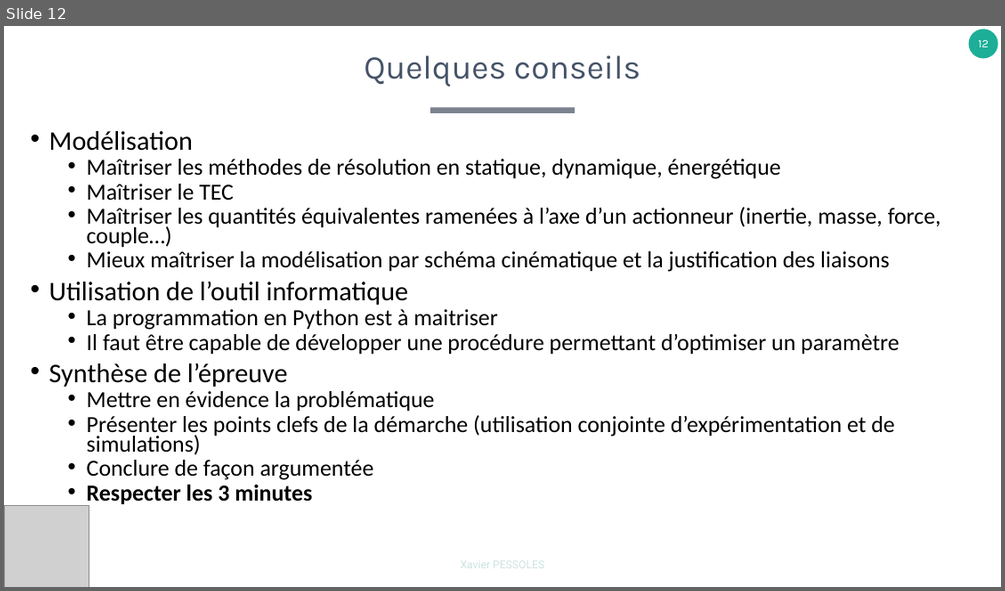
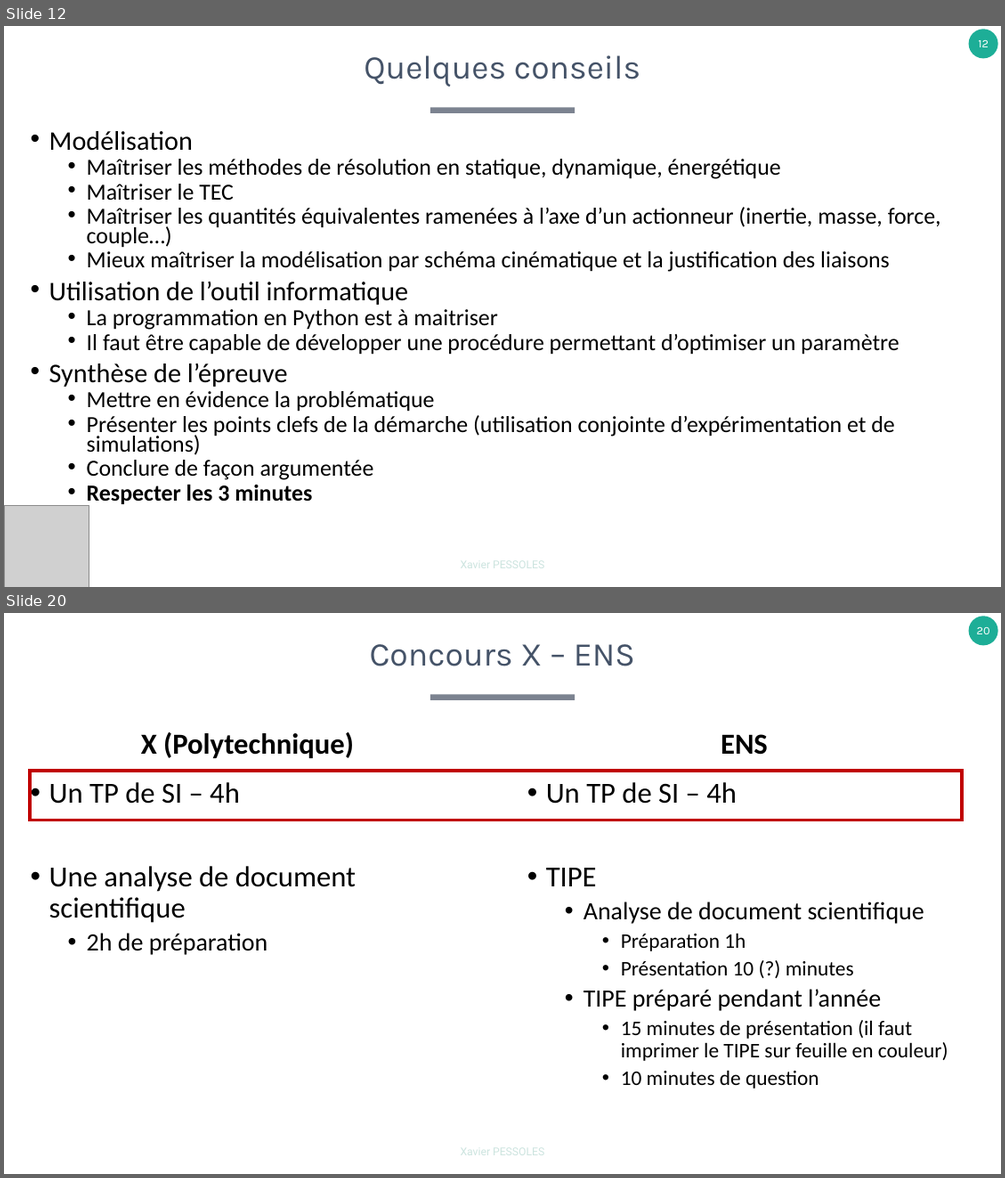
Before and after one commit to xpessoles/TP_Concours, a slide deck: A_Organisation/EpreuvesOralesCPGE.pptx. Shown one above the other, each under a label of ours: slide 12 before the commit, slides 12 and 20 after it; the slides between them are not shown. The pictures are 1005x591 and 1005x1178 pixels, drawn with LibreOffice and Linux fonts; fonts in the diff are those of the drawing; grey boxes stand for pictures. Boxes give left, top, right and bottom in pixels: in the first picture for what was removed or moved away, otherwise in the second. Text is boxed around its words. In the diff, an @@ line names an element or a change of style, - is before the commit and + after.

```diff
--- a/A_Organisation/EpreuvesOralesCPGE.pptx
+++ b/A_Organisation/EpreuvesOralesCPGE.pptx
@@ slide 20 added at bbox=[4, 613, 1001, 1174], background #FFFFFF; not listed: 2 template elements that a slide beside it also shows @@
@@ title added at bbox=[370, 644, 635, 666], 32 pt, text #455368 @@
+Concours X – ENS
@@ text added at bbox=[141, 732, 354, 758], 28 pt, text #000000, bold @@
+X (Polytechnique)
@@ text added at bbox=[720, 734, 768, 755], 28 pt, text #000000, bold @@
+ENS
@@ rectangle added at bbox=[30, 771, 962, 820], outline #C00000 3 pt @@
@@ text added at bbox=[49, 782, 356, 955], 28 pt, text #000000 @@
+• Un TP de SI – 4h
+• Une analyse de document scientifique
+  • 2h de préparation
@@ text added at bbox=[546, 782, 948, 1088], 20 pt, text #000000 @@
+• Un TP de SI – 4h
+• TIPE
+  • Analyse de document scientifique
+    • Préparation 1h
+    • Présentation 10 (?) minutes
+  • TIPE préparé pendant l’année
+    • 15 minutes de présentation (il faut imprimer le TIPE sur feuille en couleur)
+    • 10 minutes de question
```
Also in this commit, not shown: 2 slides changed, 6 other slides added, 1 slide removed.
